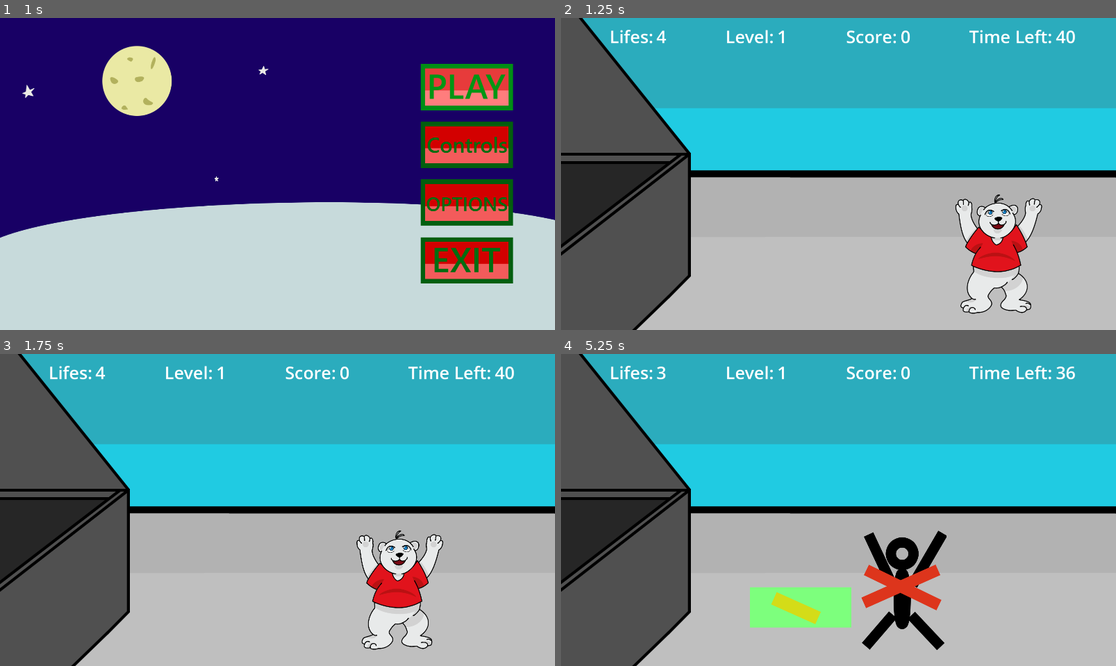
Above: before the commit, frames 1-4 (two rows, left to right).
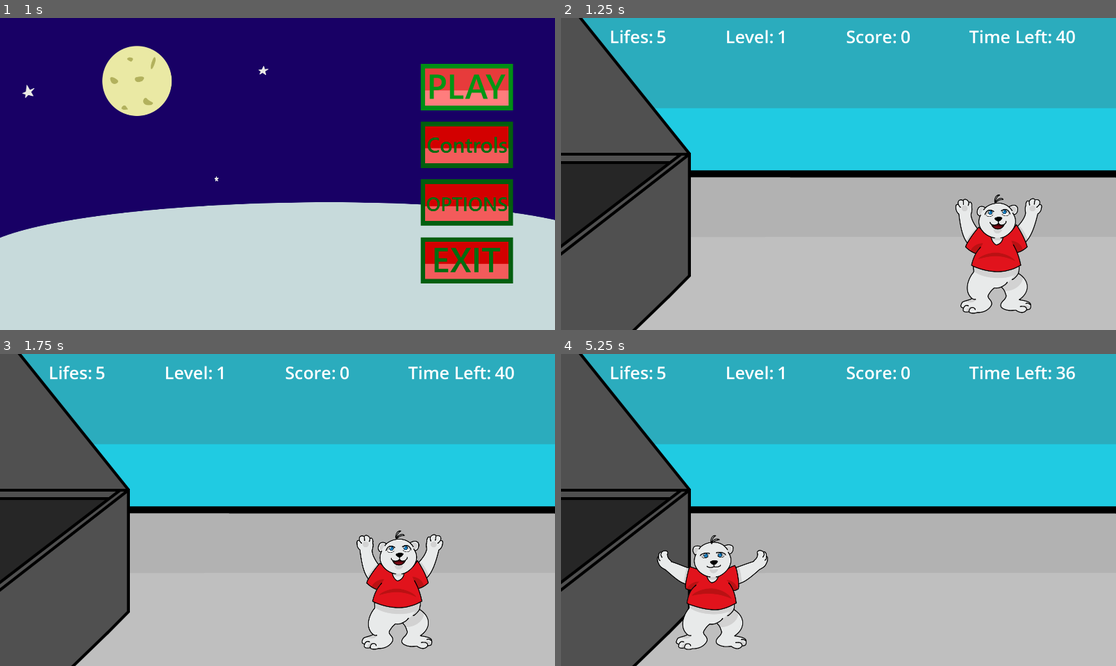
Above: after the commit, the same moments.

Repository: AnaVSSCaldeira/Christmas-Game
Game: Godot game, scene res://Menu/Scenes/Menu.tscn
Two runs of this game, one before a commit and one after it. Both use one fixed random seed, a clock stepped at 60 frames per second and the inputs below.
Inputs (mouse positions are in pixels of both pictures, inside the frame that each line leads up to):
- Up to frame 1 (1 s): click (466, 86) at 0.5 s
- Up to frame 2 (1.25 s): no input
- Up to frame 3 (1.75 s): move the mouse to (399, 494) at 1.27 s; click (399, 494) at 1.42 s
- Up to frame 4 (5.25 s): move the mouse to (727, 525) at 2.02 s; click (727, 525) at 2.17 s; move the mouse to (894, 441) at 2.77 s; click (894, 441) at 2.92 s; move the mouse to (810, 572) at 3.52 s; click (810, 572) at 3.67 s; move the mouse to (1005, 556) at 4.27 s; click (1005, 556) at 4.42 s; move the mouse to (672, 463) at 5.02 s; click (672, 463) at 5.17 s

Frame 1 is identical in both runs. In frame 2, less than 0.1% of the frame differs, in the area x 17-80%, y 4-68%; in frame 3, less than 0.1%; in frame 4, 8.5%, in the area x 17-70%, y 4-95%.

Commit message:
Add Global script and other small things

Diff:
--- a/bean_counters/Game/Scenes/Bag.tscn
+++ b/bean_counters/Game/Scenes/Bag.tscn
@@ -43,7 +43,7 @@
 
 [sub_resource type="CapsuleShape2D" id="CapsuleShape2D_8sudq"]
 radius = 111.0
-height = 520.0
+height = 528.5714
 
 [node name="Bag" type="CharacterBody2D" groups=["Bags"]]
 z_index = 3
--- a/bean_counters/Game/Scenes/BagSpawner.tscn
+++ b/bean_counters/Game/Scenes/BagSpawner.tscn
@@ -7,6 +7,5 @@
 script = ExtResource("1_ki58r")
 
 [node name="Cooldown_timer" type="Timer" parent="."]
-one_shot = true
 
 [connection signal="timeout" from="Cooldown_timer" to="." method="_on_cooldown_timer_timeout"]
--- a/bean_counters/Game/Scenes/Game.tscn
+++ b/bean_counters/Game/Scenes/Game.tscn
@@ -102,7 +102,7 @@
 [node name="Limits" type="CharacterBody2D" parent="."]
 position = Vector2(1086, 1049)
 scale = Vector2(0.6000037, 0.6000037)
-collision_layer = 2
+collision_layer = 3
 
 [node name="CollisionShape2D" type="CollisionShape2D" parent="Limits"]
 position = Vector2(-177.4989, 44.999756)
--- a/bean_counters/Game/Scenes/Player.tscn
+++ b/bean_counters/Game/Scenes/Player.tscn
@@ -80,7 +80,7 @@
 
 [node name="AnimatedSprite2D" type="AnimatedSprite2D" parent="."]
 sprite_frames = SubResource("SpriteFrames_gctag")
-animation = &"Normal"
+animation = &"2"
 autoplay = "Normal"
 
 [node name="CollisionShape2D" type="CollisionShape2D" parent="."]
--- a/bean_counters/Game/Scripts/bag.gd
+++ b/bean_counters/Game/Scripts/bag.gd
@@ -1,6 +1,7 @@
 extends CharacterBody2D
 
 @export var gravity: float = 1000
+var destroy = 0
 
 func _ready():
 	randi_range(-200, -600)
@@ -9,8 +10,16 @@
 	velocity = base_force * random_scale
 
 func _physics_process(delta):
-	velocity.y += gravity * delta
-	move_and_slide()
+	if !is_on_floor():
+		velocity.y += gravity * delta
+		move_and_slide()
+	else:
+		destroy += 1
+		if destroy == 1:
+			await get_tree().create_timer(2).timeout
+			queue_free()
+
+
 
 func setup(anim):
 	$AnimatedSprite2D.animation = anim
--- a/bean_counters/Game/Scripts/bag_spawner.gd
+++ b/bean_counters/Game/Scripts/bag_spawner.gd
@@ -1,13 +1,39 @@
 extends Marker2D
 
-var bag = preload("res://Game/Scenes/Bag.tscn")
 var cooldown_wave_timer = 0
+var current_wave = 0
+var bags_configuration = {
+	"0":{
+		"range": 1,
+		"spawn_chance": 100
+		} ,
+	"1":{
+		"range": 2,
+		"spawn_chance": 70
+		},
+	"2":{
+		"range": 3,
+		"spawn_chance": 50
+		},
+	"3":{
+		"range": 4,
+		"spawn_chance": 40
+		},
+	"4":{
+		"range": 4,
+		"spawn_chance": 30
+		}
+	}
 
 func _on_cooldown_timer_timeout():
-	# bonus_cooldown_timer += 0.5 -> quando chamar uma nova wave
-	#SPAWNAR OS SACOS
 	var bag = preload("res://Game/Scenes/Bag.tscn").instantiate()
-	var anim = "2"
+
+	var anim
+	if randi_range(1, 100) <= bags_configuration[str(current_wave)]["spawn_chance"]:
+		anim = "1"
+	else:
+		anim = str(randi_range(2, bags_configuration[str(current_wave)]["range"]))
+
+
 	bag.setup(anim)
 	add_child(bag)
-	$Cooldown_timer.start()
--- a/bean_counters/Game/Scripts/game.gd
+++ b/bean_counters/Game/Scripts/game.gd
@@ -9,13 +9,21 @@
 @onready var timer_count = $"Control/HBoxContainer/Time left/Timer_count"
 
 @onready var bag_spawner_timer = $BagSpawner/Cooldown_timer
+@onready var bag_spawner = $BagSpawner
+
+@onready var global = $"/root/global"
+
+var wave_count = 0
+var spawn_timer = 2.5
+var wave_timer = 41
+var player_life = 5
 
 func _ready():
 	score_count.text = "0"
-	life_count.text = str(player.life)
-	level_count.text = "1"
-	$Wave_timer.start(41)
-	bag_spawner_timer.start(2.5)
+	life_count.text = str(player_life)
+	level_count.text = str(wave_count + 1)
+	$Wave_timer.start(wave_timer)
+	bag_spawner_timer.start(spawn_timer)
 
 func _process(delta):
 	if $Wave_timer.is_stopped() == false:
@@ -30,9 +38,22 @@
 
 func _on_wave_timer_timeout():
 	bag_spawner_timer.stop()
+	wave_count += 1
+	bag_spawner.current_wave = wave_count
+	level_count.text = str(wave_count + 1)
+
+	if wave_count < 4:
+		await get_tree().create_timer(5).timeout
+		wave_timer += 20
+		spawn_timer -= 0.5
+		$Wave_timer.start(wave_timer)
+		bag_spawner_timer.start(spawn_timer)
+
+	else:
+		print("fim")
 
 func damage():
-	if player.life > 0:
+	if player_life > 0:
 		player.bags = 0
 
 		player.is_hurt = true
@@ -40,9 +61,9 @@
 		player.get_node("CollisionShape2D").disabled = true
 		player.collision_layer = 2
 
-		player.life -= 1
-		life_count.text = str(player.life)
-		if player.life == 0:
+		player_life -= 1
+		life_count.text = str(player_life)
+		if player_life == 0:
 			game_over()
 
 		await get_tree().create_timer(3).timeout
@@ -53,4 +74,17 @@
 		player.collision_layer = 1
 
 func game_over():
-	print("fim de jogo")
+	bag_spawner_timer.stop()
+	$Wave_timer.stop()
+	restart()
+
+func restart():
+	player_life = 5
+	life_count.text = str(player_life)
+	score_count.text = "0"
+	wave_count = 0
+	level_count.text = str(wave_count + 1)
+	wave_timer = 41
+	spawn_timer = 2.5
+	$Wave_timer.start(wave_timer)
+	bag_spawner_timer.start(spawn_timer)
--- a/bean_counters/Game/Scripts/player.gd
+++ b/bean_counters/Game/Scripts/player.gd
@@ -3,7 +3,6 @@
 var speed: float = 10.0
 @export var bags: int = 0
 @export var is_hurt = false
-@export var life: int = 4
 
 func _physics_process(delta):
 	if is_hurt == false:
@@ -41,6 +40,6 @@
 					$AnimatedSprite2D.animation = str(bags)
 					body.queue_free()
 				else:
-					bags = 5
+					get_parent().damage()
 			else:
 				get_parent().damage()
--- /dev/null
+++ b/bean_counters/global.gd
@@ -0,0 +1,3 @@
+extends Node
+
+var high_score = 0
--- /dev/null
+++ b/bean_counters/global.tscn
@@ -0,0 +1,6 @@
+[gd_scene load_steps=2 format=3 uid="uid://jb4n7r42h08g"]
+
+[ext_resource type="Script" uid="uid://dqemrgoodx6t8" path="res://global.gd" id="1_6q3x5"]
+
+[node name="Global" type="Node"]
+script = ExtResource("1_6q3x5")
--- a/bean_counters/project.godot
+++ b/bean_counters/project.godot
@@ -15,6 +15,10 @@
 config/features=PackedStringArray("4.5", "GL Compatibility")
 config/icon="res://icon.svg"
 
+[autoload]
+
+global="*res://global.gd"
+
 [display]
 
 window/size/viewport_width=1920
Binary file changed: bean_counters/Game/Images/player.png
Binary file changed: bean_counters/Game/Images/player_1.png
Binary file changed: bean_counters/Game/Images/player_2.png
Binary file changed: bean_counters/Game/Images/player_3.png
Not shown, added: bean_counters/global.gd.uid
Not shown, changed: bean_counters/Game/Images/player.kra
Not shown, changed: bean_counters/Game/Images/player.kra~
Not shown, changed: bean_counters/Game/Images/player.png.kra
Not shown, changed: bean_counters/Game/Images/player.png~
Not shown, added: bean_counters/Game/Images/player_1.kra
Not shown, added: bean_counters/Game/Images/player_1.kra~
Not shown, added: bean_counters/Game/Images/player_1.png.kra
(and 9 more such lines)
